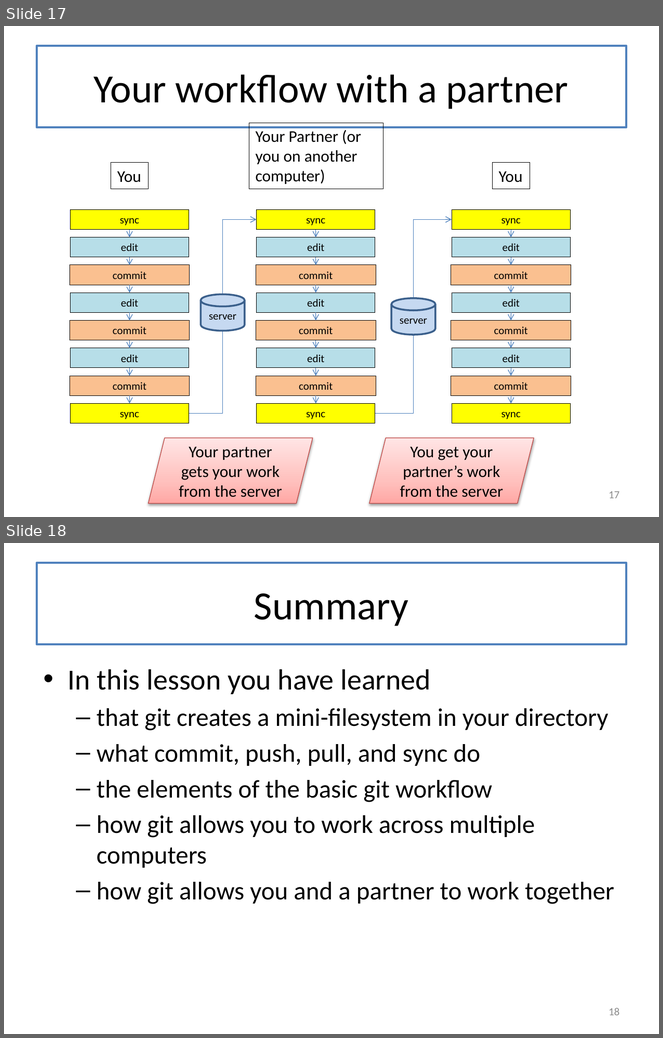
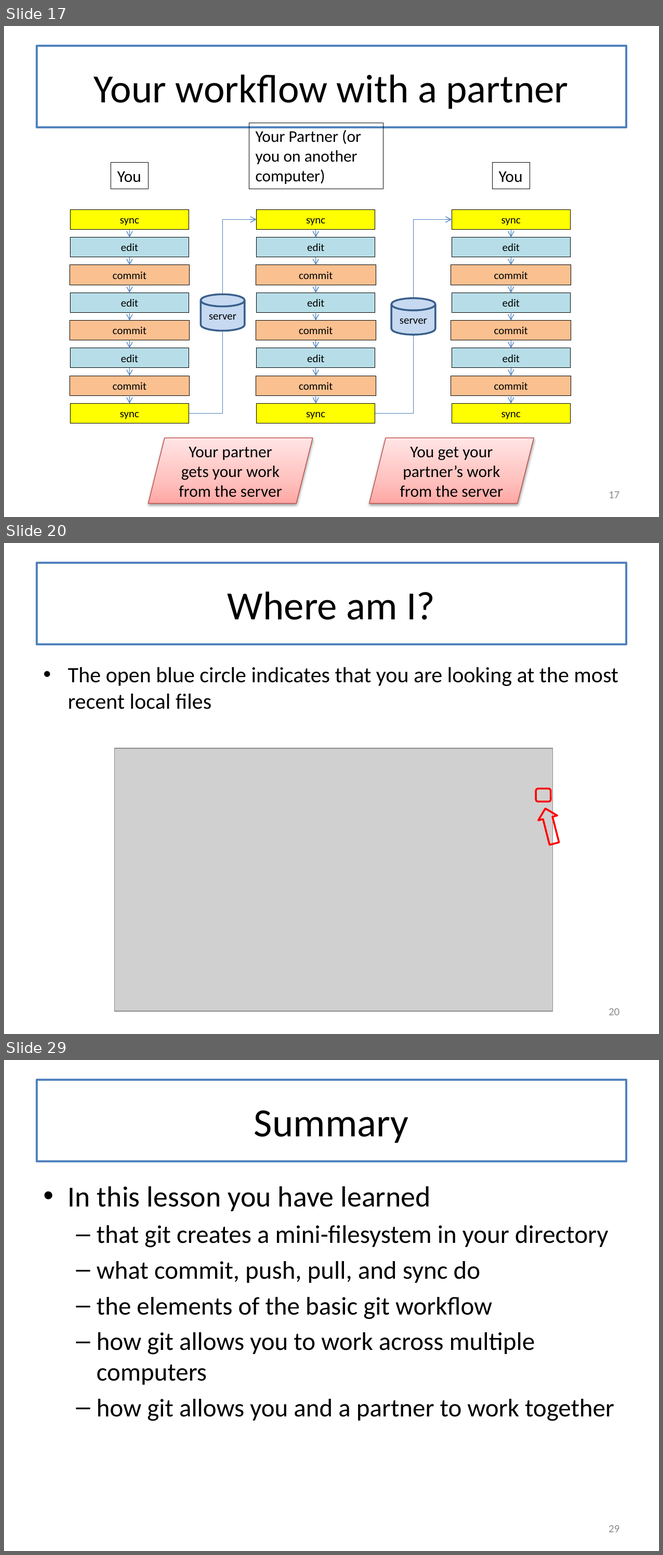
Before and after one commit to mwand/cs5010f16, a slide deck: Slides/Lesson 0.5 Introduction to Git.pptx. Shown one above the other, each under a label of ours: slides 17 and 18 before the commit, slides 17, 20 and 29 after it; the slides between them are not shown. The pictures are 663x1038 and 663x1555 pixels, drawn with LibreOffice and Linux fonts; fonts in the diff are those of the drawing; grey boxes stand for pictures. Boxes give left, top, right and bottom in pixels: in the first picture for what was removed or moved away, otherwise in the second. Text is boxed around its words. In the diff, an @@ line names an element or a change of style, - is before the commit and + after.

```diff
--- a/Slides/Lesson 0.5 Introduction to Git.pptx
+++ b/Slides/Lesson 0.5 Introduction to Git.pptx
@@ slide 20 added at [4, 543, 659, 1034], background #FFFFFF @@
@@ title added at [37, 563, 626, 644], outline #4F81BD 2.25 pt, 44 pt, text #000000 @@
+Where am I?
@@ text added at [68, 667, 619, 709], 24 pt, text #000000 @@
+• The open blue circle indicates that you are looking at the most recent local files
@@ picture added at [114, 748, 553, 1012] @@
@@ rounded rectangle added at [536, 788, 551, 802], outline #FF0000 2 pt @@
@@ right arrow added at [536, 806, 564, 846], outline #FF0000 2 pt @@
@@ page number added at [609, 1008, 620, 1016], 12 pt, text #8C8C8C @@
+20
@@ what was slide 18 is now slide 29 @@
@@ page number at [609, 1525, 620, 1533]: text changed @@
-18
+29
```
Also in this commit, not shown: 10 other slides added, 14 other files.
